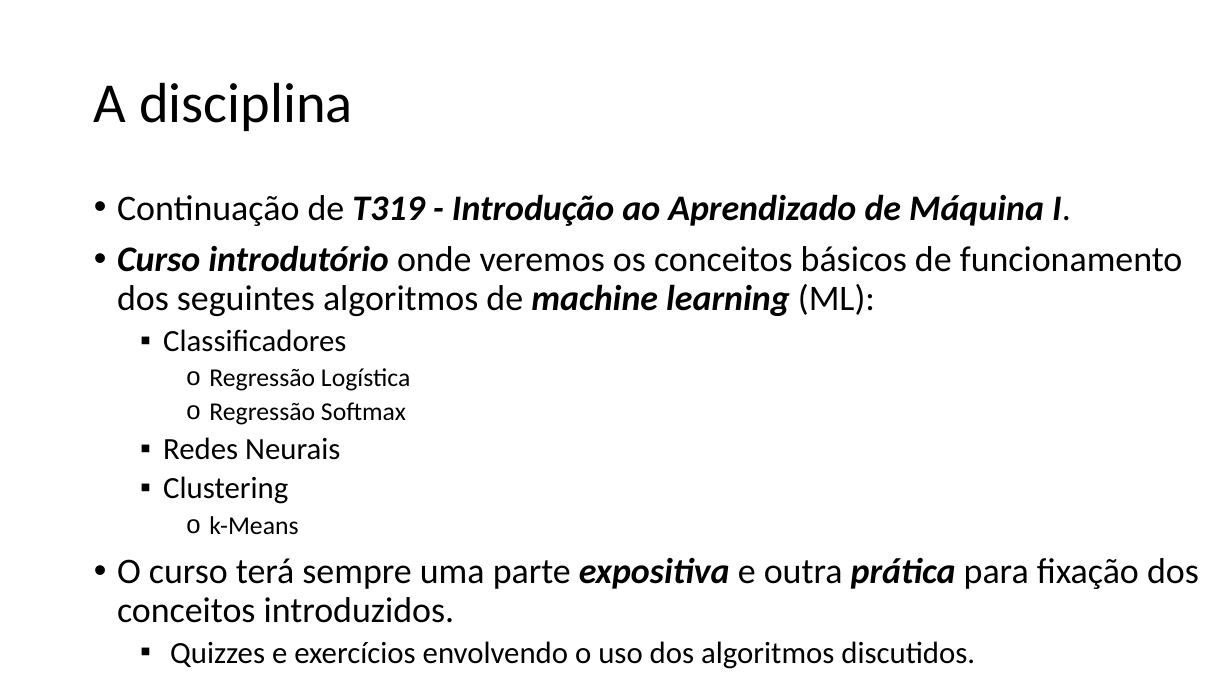
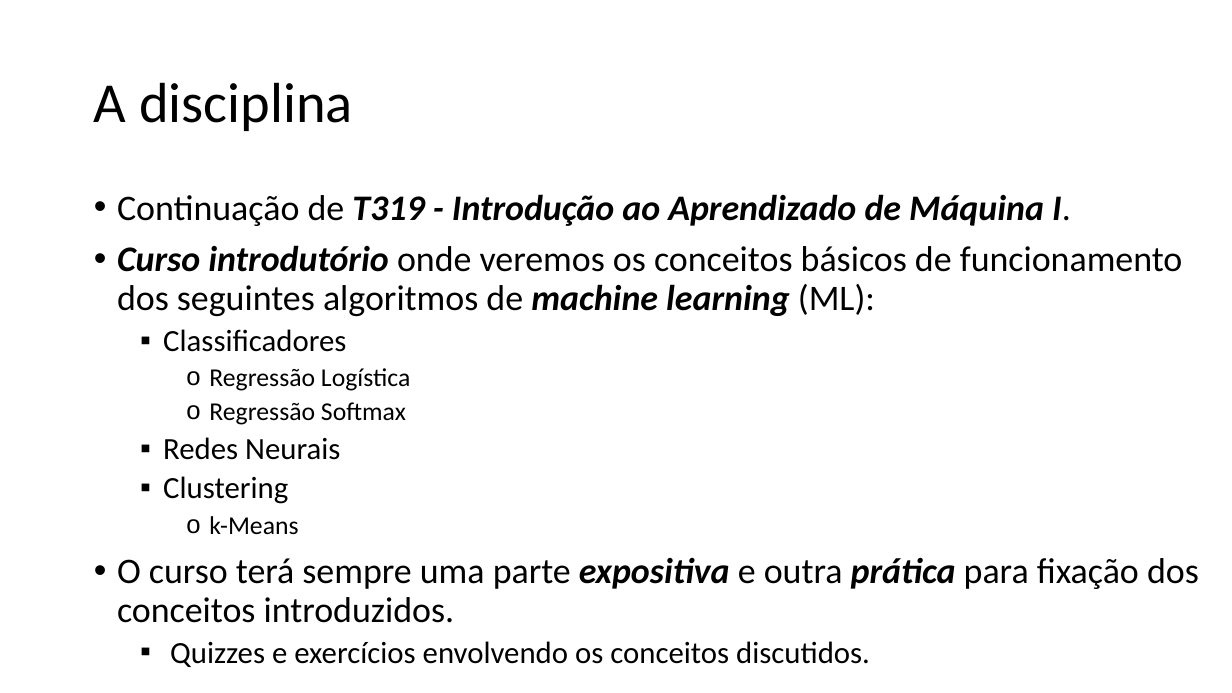
Before and after one commit to zz4fap/t320_aprendizado_de_maquina, a slide deck: slide 2 of slides/T320_Classificação (Parte I).pptx. Drawn at 1232x693 pixels with LibreOffice and Linux fonts; fonts in the diff are those of the drawing. Boxes give left, top, right and bottom in pixels: in the first picture for what was removed or moved away, otherwise in the second. Text is boxed around its words. In the diff, an @@ line names an element or a change of style, - is before the commit and + after.

```diff
--- a/slides/T320_Classificação (Parte I).pptx
+++ b/slides/T320_Classificação (Parte I).pptx
@@ text at bbox=[170, 641, 870, 667]: text changed @@
-  ▪ Quizzes e exercícios envolvendo o uso dos algoritmos discutidos.
+  ▪ Quizzes e exercícios envolvendo os conceitos discutidos.
```
Also in this commit, not shown: 6 other slides changed, 10 other files.
